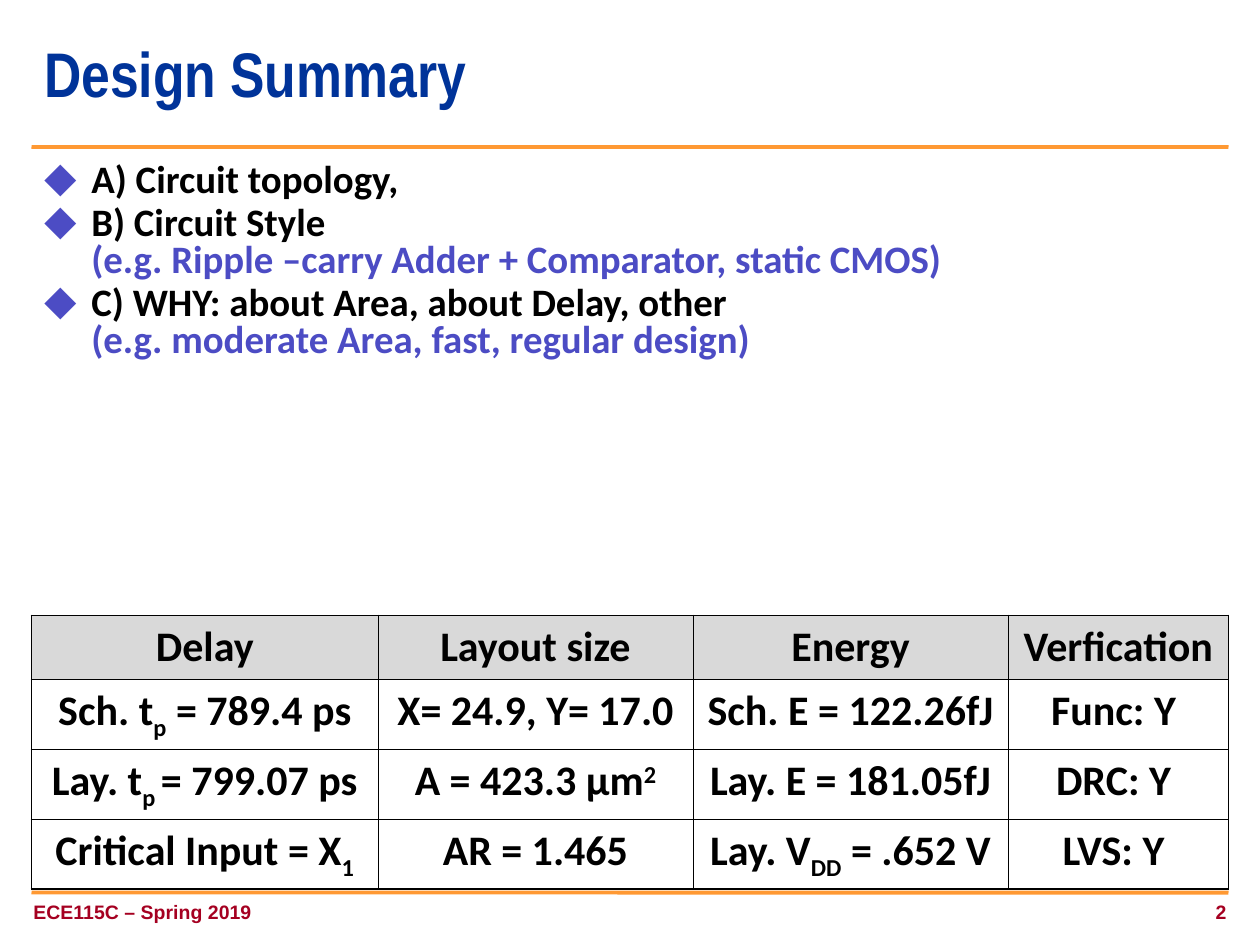
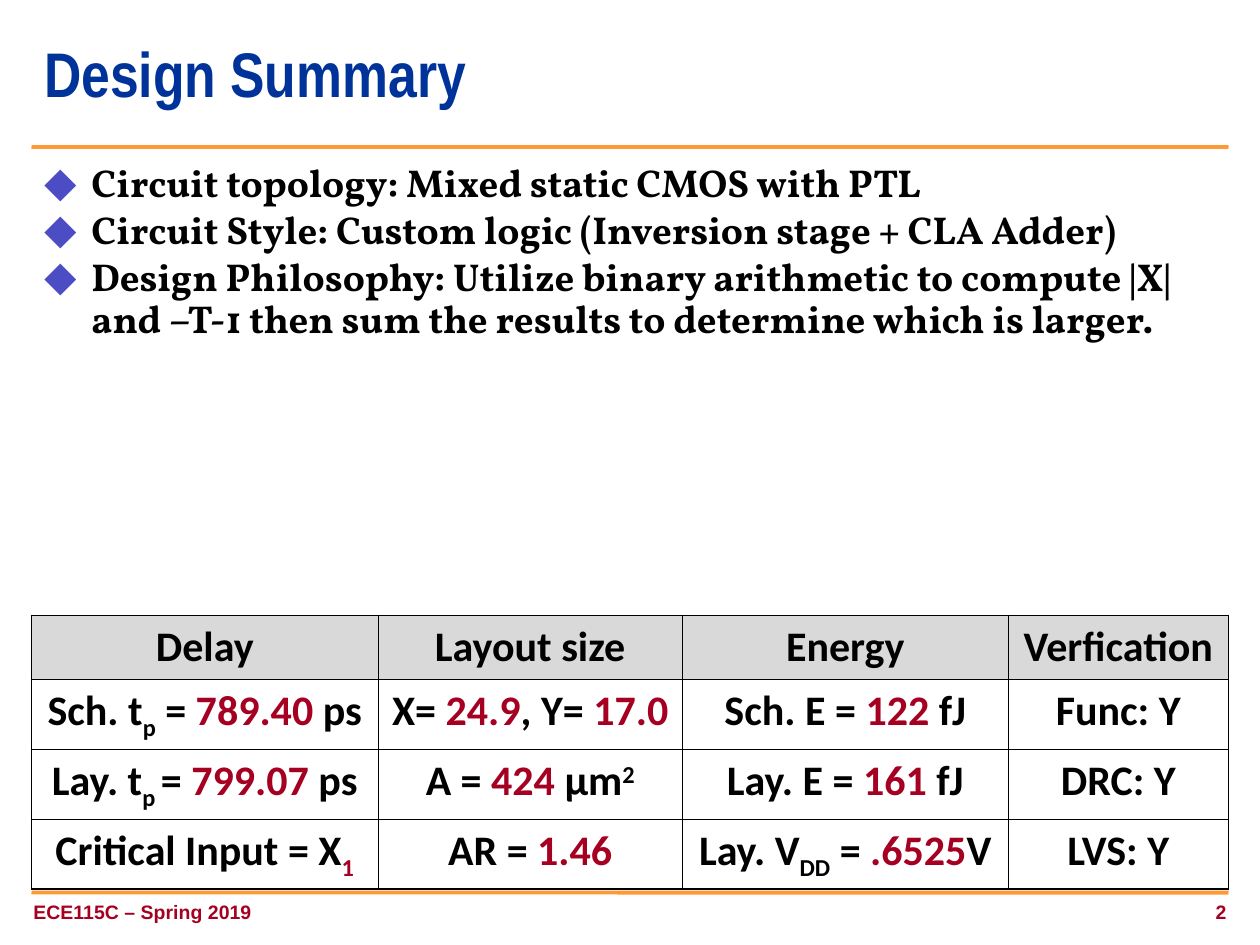
Before and after one commit to Jmiller7023/Neural-Spike-Detector, a slide deck: slide 2 of present_team_7.ppt. Drawn at 1260x945 pixels with LibreOffice and Linux fonts; fonts in the diff are those of the drawing; background and template pictures are left out. Boxes give left, top, right and bottom in pixels: in the first picture for what was removed or moved away, otherwise in the second. Text is boxed around its words. In the diff, an @@ line names an element or a change of style, - is before the commit and + after.

```diff
--- a/present_team_7.ppt
+++ b/present_team_7.ppt
@@ text at (x1=91, y1=169, x2=1171, y2=343): text changed; font Calibri to Vollkorn; text colour #4C4CC4 to #000000 @@
-⬥ A) Circuit topology,
-⬥ B) Circuit Style
-  (e.g. Ripple –carry Adder + Comparator, static CMOS)
-⬥ C) WHY: about Area, about Delay, other
-  (e.g. moderate Area, fast, regular design)
+⬥ Circuit topology: Mixed static CMOS with PTL
+⬥ Circuit Style: Custom logic (Inversion stage + CLA Adder)
+⬥ Design Philosophy: Utilize binary arithmetic to compute |X| and –T-1 then sum the results to determine which is larger.
@@ table at (x1=32, y1=616, x2=1228, y2=880) @@
-row 2, column 1: Sch. tp = 789.4 ps
+row 2, column 1: Sch. tp = 789.40 ps
-row 2, column 3: Sch. E = 122.26fJ
+row 2, column 3: Sch. E = 122 fJ
-row 3, column 2: A = 423.3 µm2
+row 3, column 2: A = 424 µm2
-row 3, column 3: Lay. E = 181.05fJ
+row 3, column 3: Lay. E = 161 fJ
-row 4, column 2: AR = 1.465
+row 4, column 2: AR = 1.46
-row 4, column 3: Lay. VDD = .652 V
+row 4, column 3: Lay. VDD = .6525V
@@ text colour #000000 to #A50021 in "24.9, 17.0", "799.07", "X1" @@
```
Also in this commit, not shown: 2 other slides changed, 4 slides added, 4 slides removed, 8 other files.
